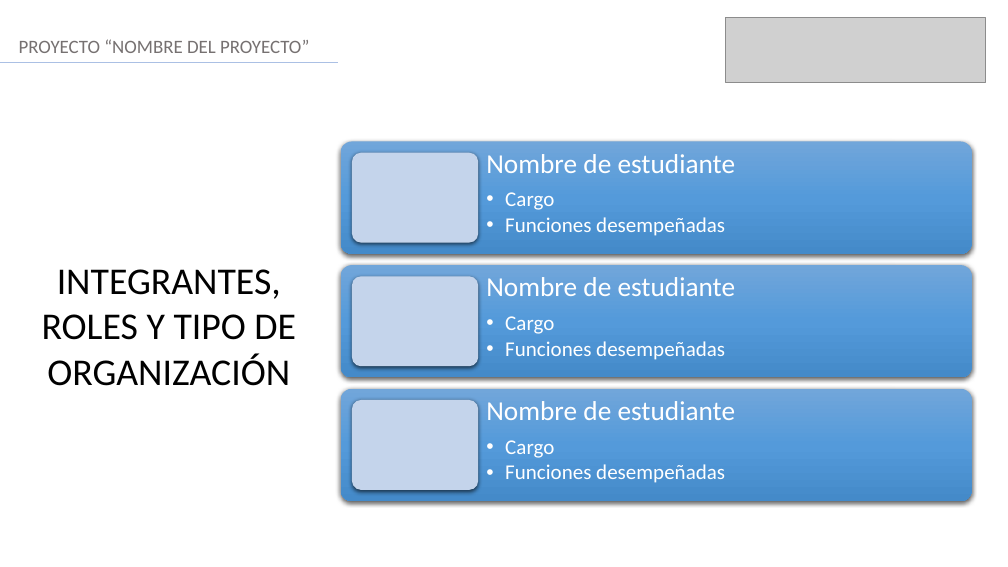
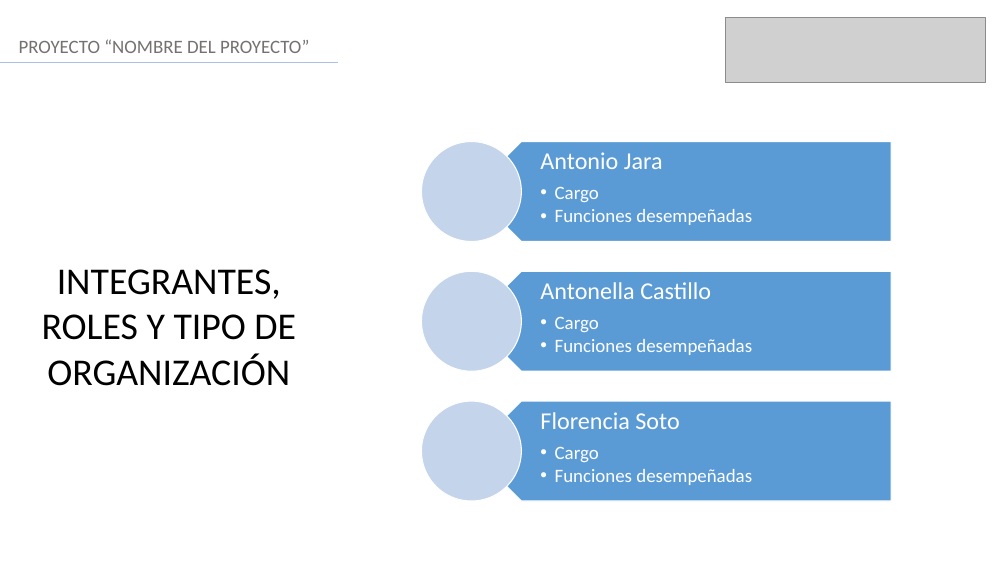
Before and after one commit to jaraantonio/RQY1102-CastilloJaraSoto-ET, a slide deck: slide 2 of 01_Presentacion_Final.ppt. Drawn at 1008x567 pixels with LibreOffice and Linux fonts; fonts in the diff are those of the drawing; grey boxes stand for pictures. Boxes give left, top, right and bottom in pixels: in the first picture for what was removed or moved away, otherwise in the second. Text is boxed around its words. In the diff, an @@ line names an element or a change of style, - is before the commit and + after.

```diff
--- a/01_Presentacion_Final.ppt
+++ b/01_Presentacion_Final.ppt
@@ text "Antonio Jara": place and size @@
-text "Antonio Jara" at box(486, 154, 736, 236)
+text "Antonio Jara" at box(540, 152, 752, 225)
@@ text at box(540, 152, 663, 169): text changed; size 26 to 23 pt @@
-Nombre de estudiante
+Antonio Jara
@@ text at box(555, 187, 752, 225): size 20 to 18 pt in "Cargo", "Funciones desempeñadas"; indent changed @@
@@ text "Antonella Castillo": place and size @@
-text "Antonella Castillo" at box(486, 277, 736, 360)
+text "Antonella Castillo" at box(540, 282, 752, 355)
@@ text at box(540, 282, 711, 299): text changed; size 26 to 23 pt @@
-Nombre de estudiante
+Antonella Castillo
@@ text at box(555, 317, 752, 355): size 20 to 18 pt in "Cargo", "Funciones desempeñadas"; indent changed @@
@@ group removed at box(341, 141, 972, 501): 6 rounded rectangles @@
@@ group added at box(421, 141, 892, 501): 3 pentagon arrows, 3 ellipses @@
@@ text "Florencia Soto": place and size @@
-text "Florencia Soto" at box(486, 401, 736, 483)
+text "Florencia Soto" at box(540, 412, 752, 485)
@@ text at box(540, 412, 679, 429): text changed; size 26 to 23 pt @@
-Nombre de estudiante
+Florencia Soto
@@ text at box(555, 447, 752, 485): size 20 to 18 pt in "Cargo", "Funciones desempeñadas"; indent changed @@
```
Also in this commit, not shown: 12 other slides changed, 7 slides added.
